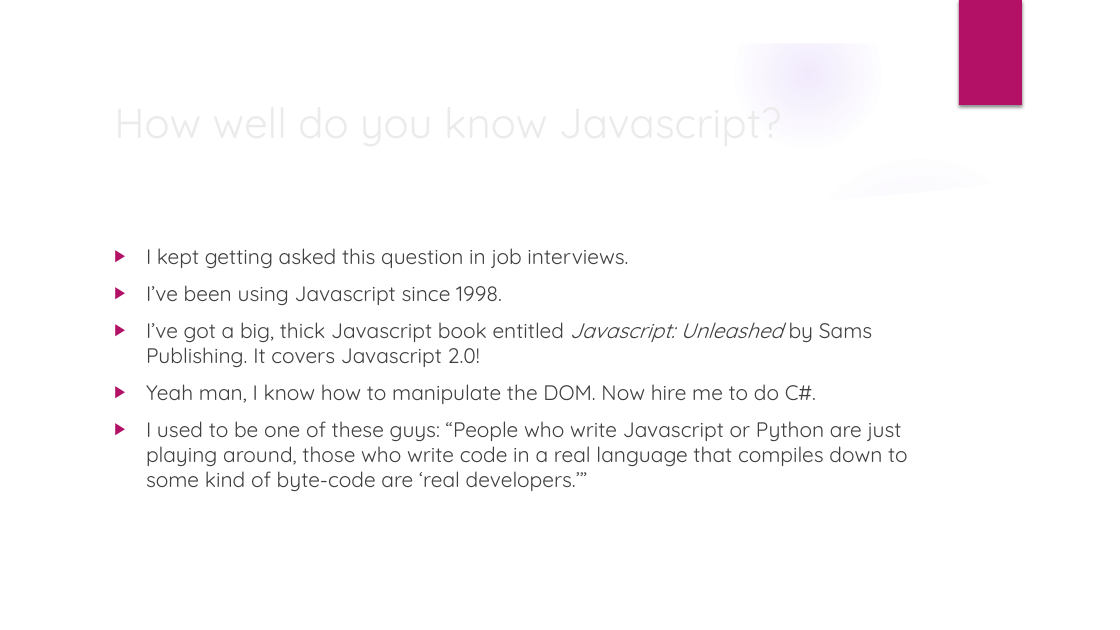
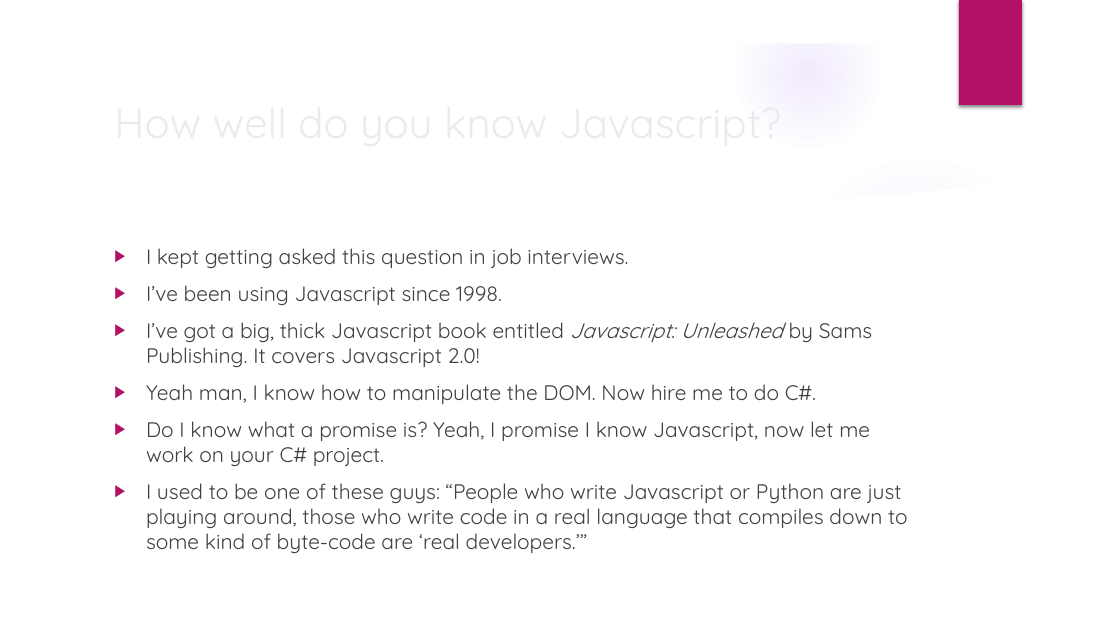
Before and after one commit to Marc-Brosey/VuetifyUIBuilder, a slide deck: slide 3 of KnoxDevs - Battle of the Javascript Frameworks - Vue.js is Simple, and So Can You.pptx. Drawn at 1120x630 pixels with LibreOffice and Linux fonts; fonts in the diff are those of the drawing; background and template pictures are left out. Boxes give left, top, right and bottom in pixels: in the first picture for what was removed or moved away, otherwise in the second. Text is boxed around its words. In the diff, an @@ line names an element or a change of style, - is before the commit and + after.

```diff
--- a/KnoxDevs - Battle of the Javascript Frameworks - Vue.js is Simple, and So Can You.pptx
+++ b/KnoxDevs - Battle of the Javascript Frameworks - Vue.js is Simple, and So Can You.pptx
@@ text at (x1=146, y1=421, x2=870, y2=466): paragraph added @@
+▶ Do I know what a promise is? Yeah, I promise I know Javascript, now let me work on your C# project.
```
Also in this commit, not shown: 2 other slides changed.
